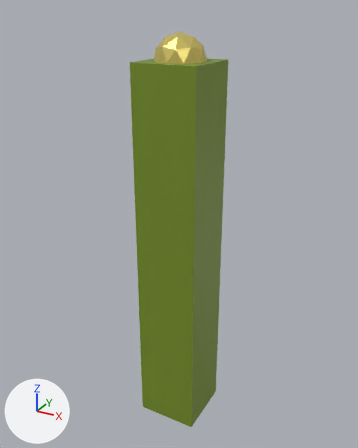
Before and after pictures for a commit that changed the Blender file Assets/Resources/Models/Plots/Gold.blend.
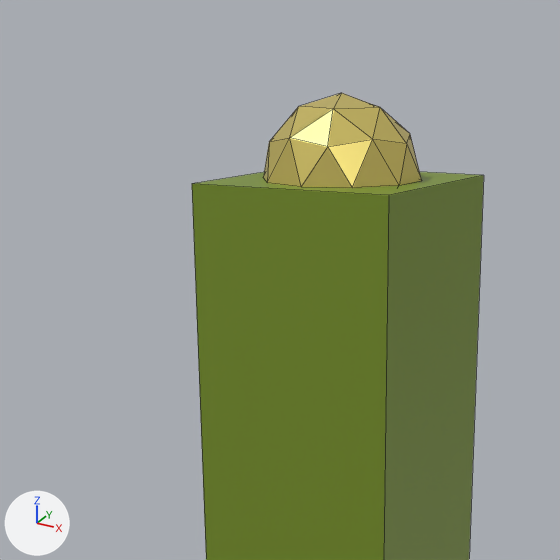
Each version is shown whole from a camera (50 mm lens) standing at (6.87, -12.57, 1.38) and looking at (-0.13, 0.17, -4.99), then close up on the part from 18% to 71% of the width and 0% to 42% of the height. Lighting does not change. The marker at lower left points along +X, +Y and +Z. The first two pictures are the older version. The close-ups show mesh edges as thin lines.
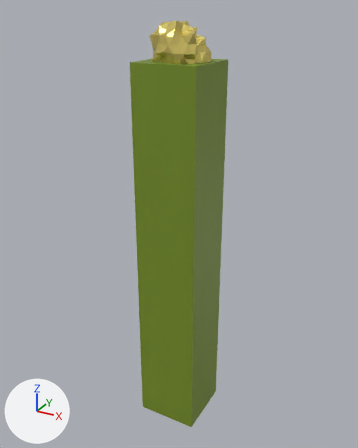
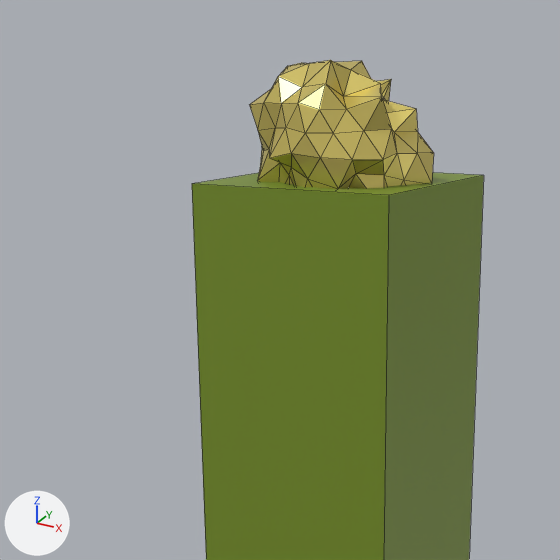
Changed parts and their boxes [x1, y1, x2, y2] in the close-ups (560 x 560 px):
'Cube', reshaped
    before: [192, 93, 484, 560]
    after: [192, 173, 484, 560]
'Icosphere', added (yellow)
    after: [250, 60, 434, 189]
part 1 of me_cube, deleted (yellow)
    before: [263, 93, 421, 188]

What the commit changed:
me_cube is used by ob_cube; location (0.0, 0.0, 0.0).
me_cube had 50 vertices, 86 faces and spanned x -1.0..1.0, y -1.0..1.0, z -12.0..0.75.
me_cube now has 8 vertices, 6 faces and spans x -1.0..1.0, y -1.0..1.0, z -12.0..0.0.
me_cube part 1: the loose piece of 42 vertices spanning x -0.71..0.71, y -0.75..0.75, z -0.75..0.75 is deleted.
me_cube no longer uses material mat_material (yellow #e7d575).
Mesh me_icosphere is new.
It has 162 vertices, 320 faces and spans x -0.81..0.86, y -0.87..0.84, z -0.63..1.04.
It uses material mat_material (yellow #e7d575).
Object 'Icosphere' (ob_icosphere) is new; it shows me_icosphere.
Its location is (0.0, 0.0, 0.0).
